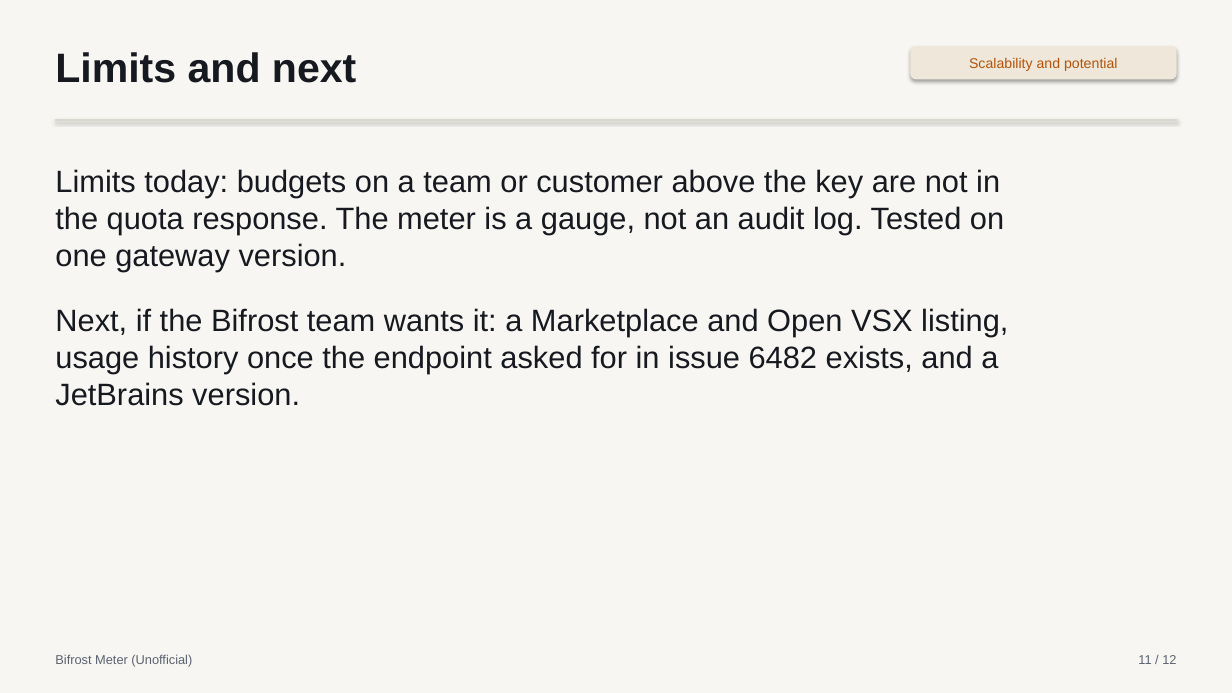
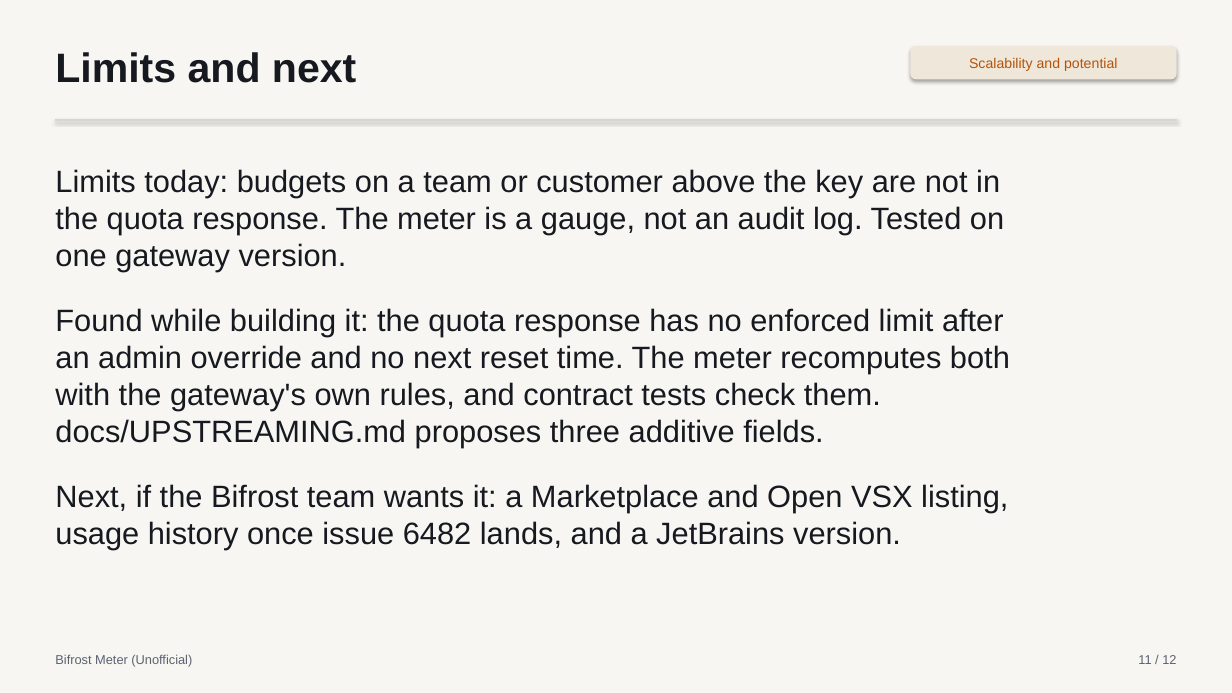
Before and after one commit to aimanmalib/bifrost-meter, a slide deck: slide 11 of deck/bifrost-meter.pptx. Drawn at 1232x693 pixels with LibreOffice and Linux fonts; fonts in the diff are those of the drawing. Boxes give left, top, right and bottom in pixels: in the first picture for what was removed or moved away, otherwise in the second. Text is boxed around its words. In the diff, an @@ line names an element or a change of style, - is before the commit and + after.

```diff
--- a/deck/bifrost-meter.pptx
+++ b/deck/bifrost-meter.pptx
@@ text at box(55, 308, 1010, 550): text changed @@
-Next, if the Bifrost team wants it: a Marketplace and Open VSX listing, usage history once the endpoint asked for in issue 6482 exists, and a JetBrains version.
+Found while building it: the quota response has no enforced limit after an admin override and no next reset time. The meter recomputes both with the gateway's own rules, and contract tests check them. docs/UPSTREAMING.md proposes three additive fields.
+Next, if the Bifrost team wants it: a Marketplace and Open VSX listing, usage history once issue 6482 lands, and a JetBrains version.
```
Also in this commit, not shown: 2 other slides changed, 2 other files.
